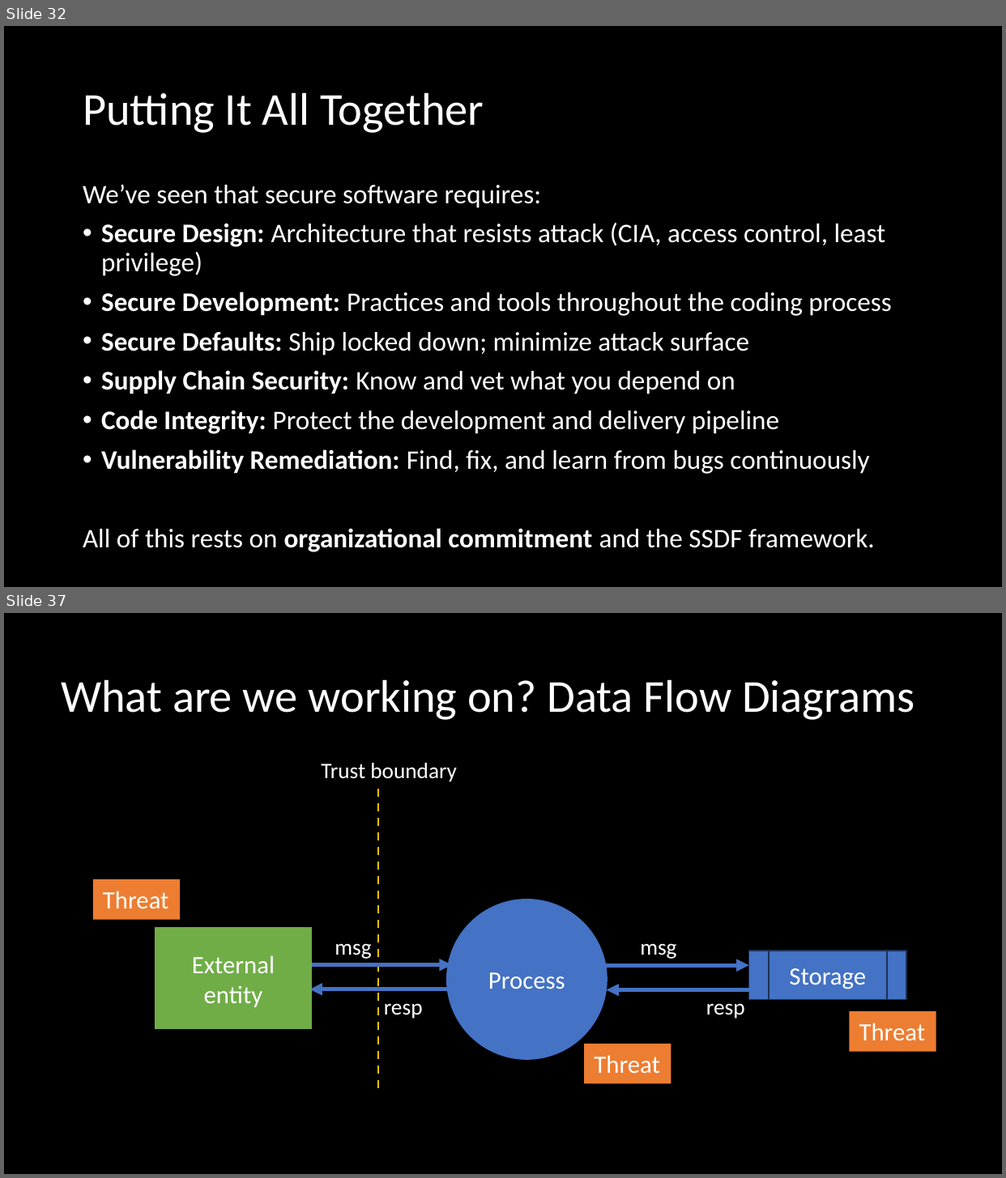
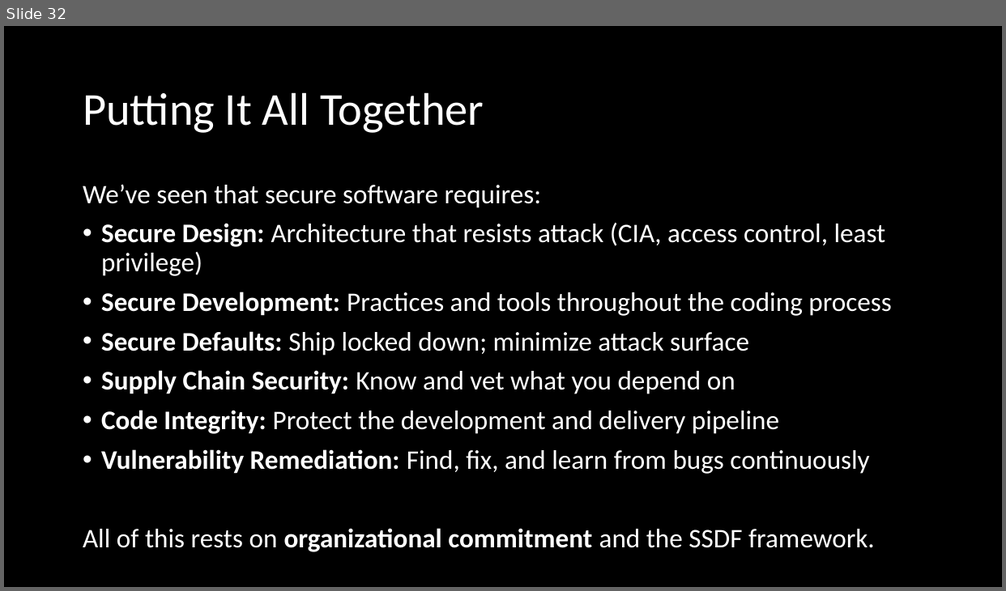
Before and after one commit to mwhicks1/mhicks-www, a slide deck: static/courses/cis-7000-spring2026/downloads/SSEM-security-by-design.pptx. Shown one above the other, each under a label of ours: slides 32 and 37 before the commit, slide 32 after it; the slides between them are not shown. The pictures are 1006x1178 and 1006x591 pixels, drawn with LibreOffice and Linux fonts; fonts in the diff are those of the drawing. Boxes give left, top, right and bottom in pixels: in the first picture for what was removed or moved away, otherwise in the second. Text is boxed around its words. In the diff, an @@ line names an element or a change of style, - is before the commit and + after.

```diff
--- a/static/courses/cis-7000-spring2026/downloads/SSEM-security-by-design.pptx
+++ b/static/courses/cis-7000-spring2026/downloads/SSEM-security-by-design.pptx
@@ slide 37 removed at (4,613,1002,1174), background #000000 @@
@@ title removed at (61,679,915,720) @@
-What are we working on? Data Flow Diagrams
@@ text removed at (321,763,457,782) @@
-Trust boundary
@@ line removed from (378, 1089) to (378, 784) @@
@@ rectangle removed at (93,879,180,919) @@
-Threat
@@ ellipse removed at (447,900,607,1059) @@
-Process
@@ rectangle removed at (155,928,311,1029) @@
-External entity
@@ text removed at (334,943,371,959) @@
-msg
@@ text removed at (640,943,676,959) @@
-msg
@@ flow chart predefined process removed at (748,952,906,1000) @@
-Storage
@@ arrow removed from (308, 965) to (452, 965) @@
@@ arrow removed from (605, 965) to (748, 965) @@
@@ arrow removed from (454, 989) to (309, 989) @@
@@ arrow removed from (751, 990) to (607, 990) @@
@@ text removed at (384,1003,423,1019) @@
-resp
@@ text removed at (706,1003,745,1019) @@
-resp
@@ rectangle removed at (850,1012,936,1051) @@
-Threat
@@ rectangle removed at (584,1044,671,1084) @@
-Threat
```
Also in this commit, not shown: 2 slides changed, 15 other slides removed, 1 other file.
